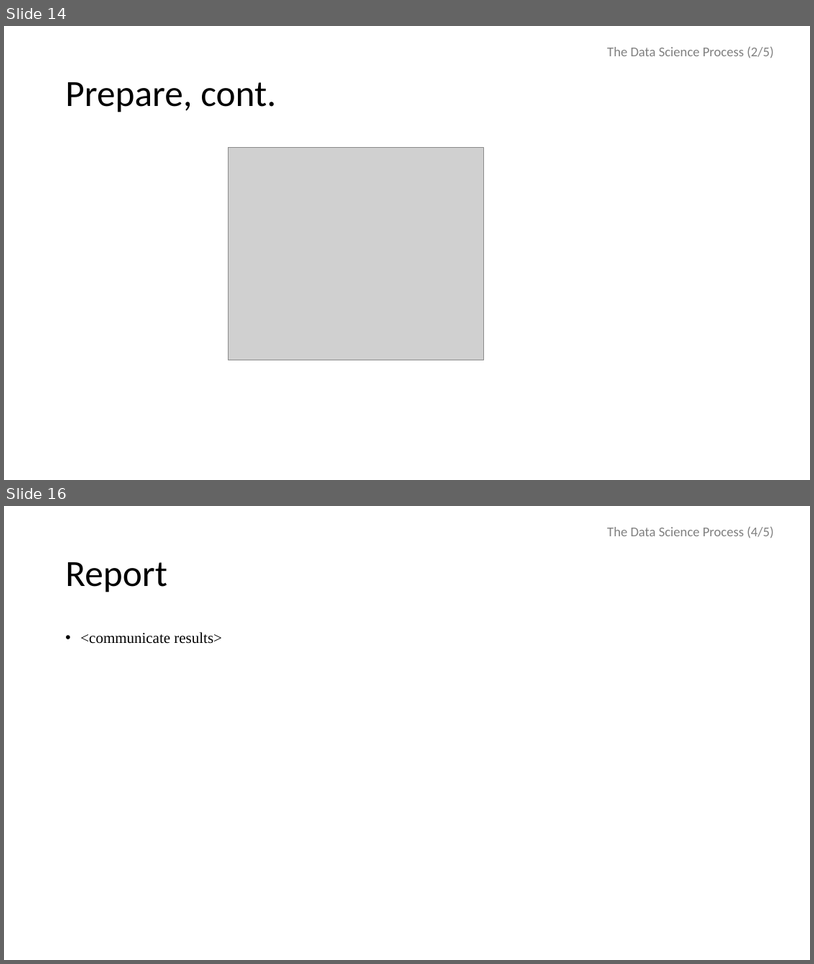
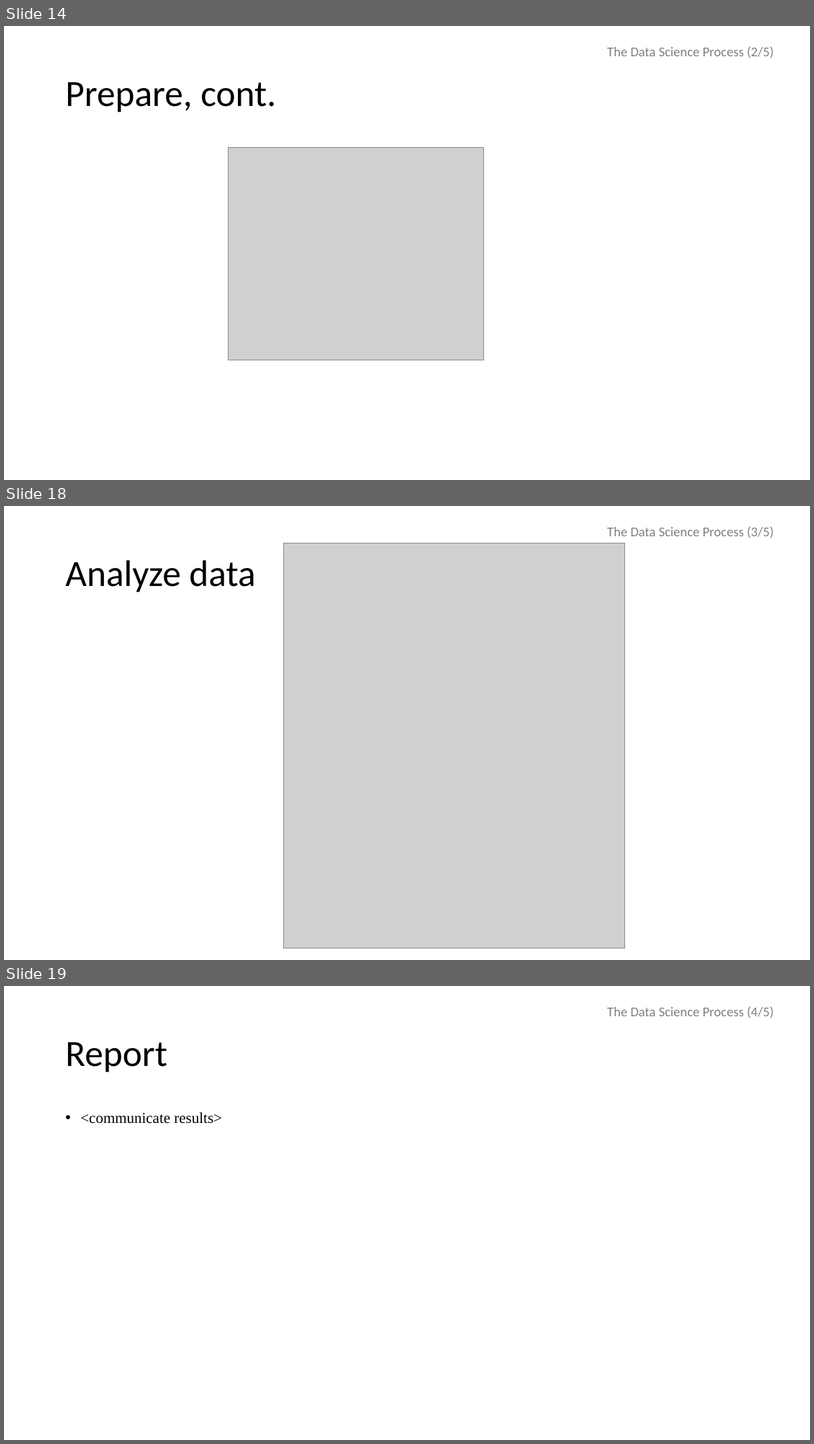
Before and after one commit to kurtgrothe/ANA500, a slide deck: Grothe_ANA500_Micro-Project.pptx. Shown one above the other, each under a label of ours: slides 14 and 16 before the commit, slides 14, 18 and 19 after it; the slides between them are not shown. The pictures are 814x964 and 814x1444 pixels, drawn with LibreOffice and Linux fonts; fonts in the diff are those of the drawing; grey boxes stand for pictures. Boxes give left, top, right and bottom in pixels: in the first picture for what was removed or moved away, otherwise in the second. Text is boxed around its words. In the diff, an @@ line names an element or a change of style, - is before the commit and + after.

Commit message:
Updated powerpoint to Analyze data Updated model for project

```diff
--- a/Grothe_ANA500_Micro-Project.pptx
+++ b/Grothe_ANA500_Micro-Project.pptx
@@ slide 18 added at (4, 506, 810, 960), background #FFFFFF @@
@@ text added at (607, 526, 774, 538), 16 pt, text #808080 @@
+The Data Science Process (3/5)
@@ picture added at (284, 543, 625, 948) @@
@@ title added at (65, 560, 255, 592), 44 pt, text #000000 @@
+Analyze data
@@ what was slide 16 is now slide 19 @@
```
Also in this commit, not shown: 4 slides changed, 2 other slides added, 1 other file.
